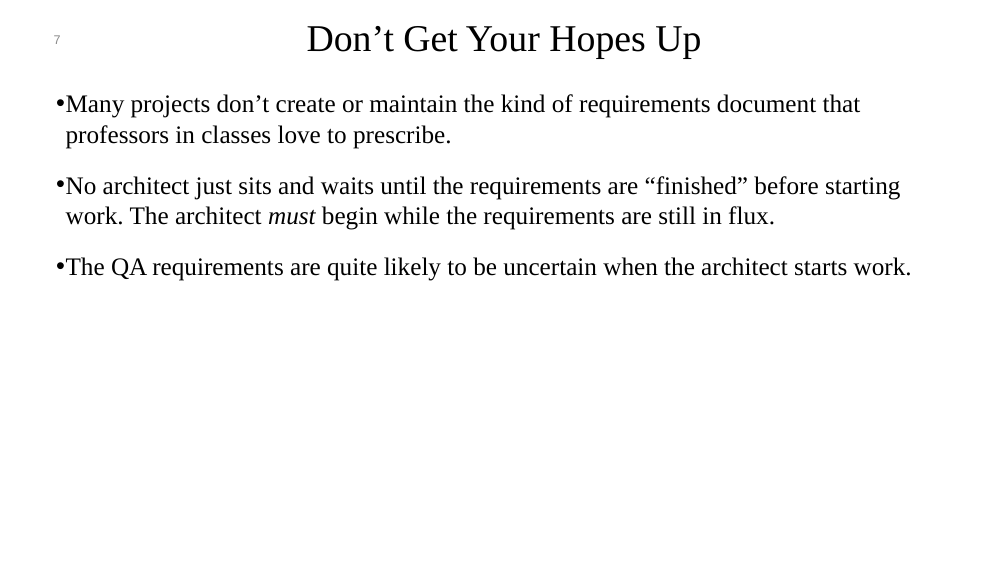
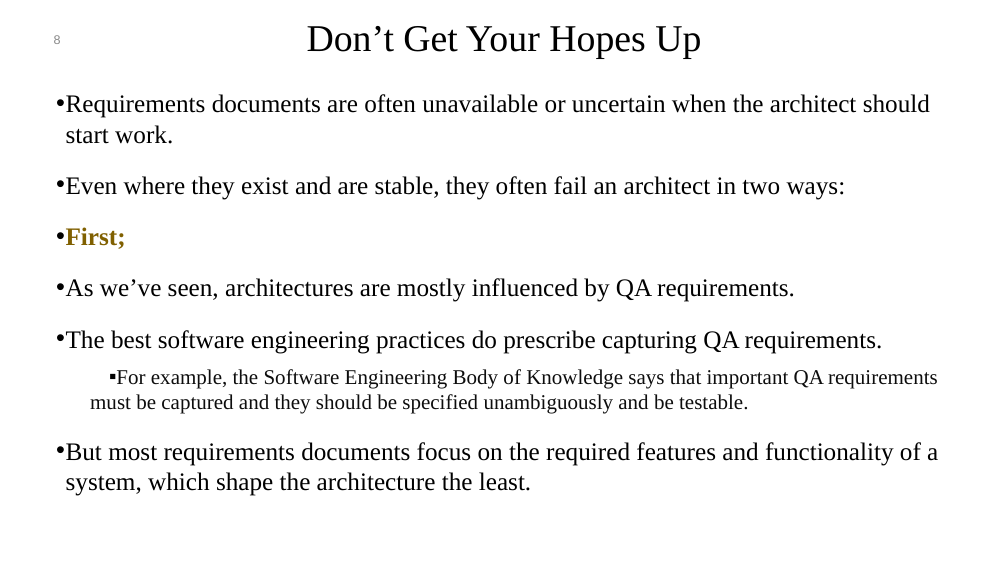
Before and after one commit to mohamad-khorsandi/slides-of-software-architecture-in-practice-4th-ed, a slide deck: slide 8 of chapter 19.pptx (slide 7 before the commit). Drawn at 1008x567 pixels with LibreOffice and Linux fonts; fonts in the diff are those of the drawing; background and template pictures are left out. Boxes give left, top, right and bottom in pixels: in the first picture for what was removed or moved away, otherwise in the second. Text is boxed around its words. In the diff, an @@ line names an element or a change of style, - is before the commit and + after.

```diff
--- a/chapter 19.pptx
+++ b/chapter 19.pptx
@@ page number at (54, 35, 61, 44): text changed @@
-7
+8
@@ text at (66, 94, 938, 496): text changed @@
-• Many projects don’t create or maintain the kind of requirements document that professors in classes love to prescribe.
-• No architect just sits and waits until the requirements are “finished” before starting work. The architect must begin while the requirements are still in flux.
-• The QA requirements are quite likely to be uncertain when the architect starts work.
+• Requirements documents are often unavailable or uncertain when the architect should start work.
+• Even where they exist and are stable, they often fail an architect in two ways:
+• First;
+• As we’ve seen, architectures are mostly influenced by QA requirements.
+• The best software engineering practices do prescribe capturing QA requirements.
+  ▪ For example, the Software Engineering Body of Knowledge says that important QA requirements must be captured and they should be specified unambiguously and be testable.
+• But most requirements documents focus on the required features and functionality of a system, which shape the architecture the least.
```
Also in this commit, not shown: 4 other slides changed, 1 slide added, 6 other files.
